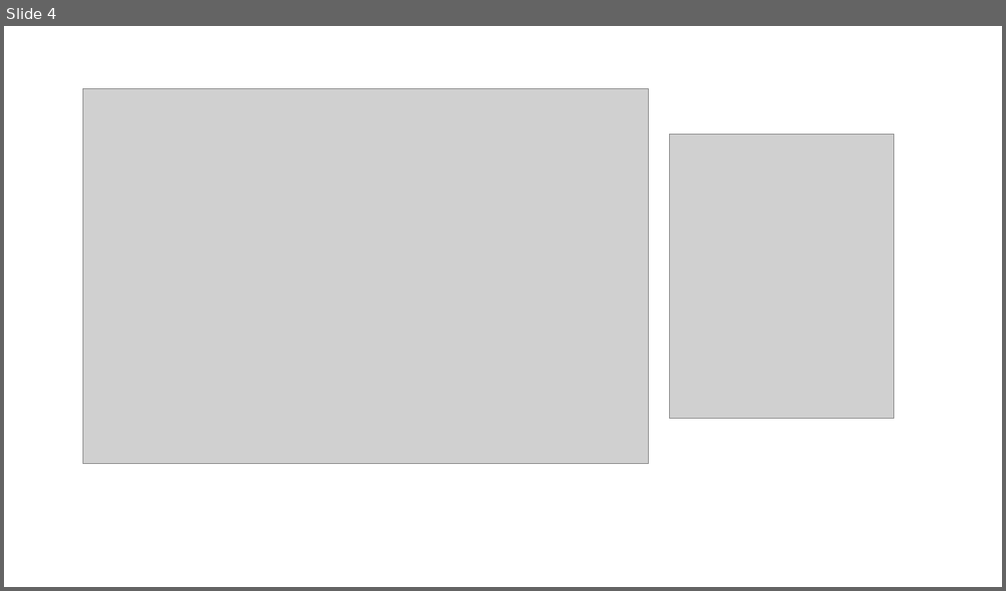
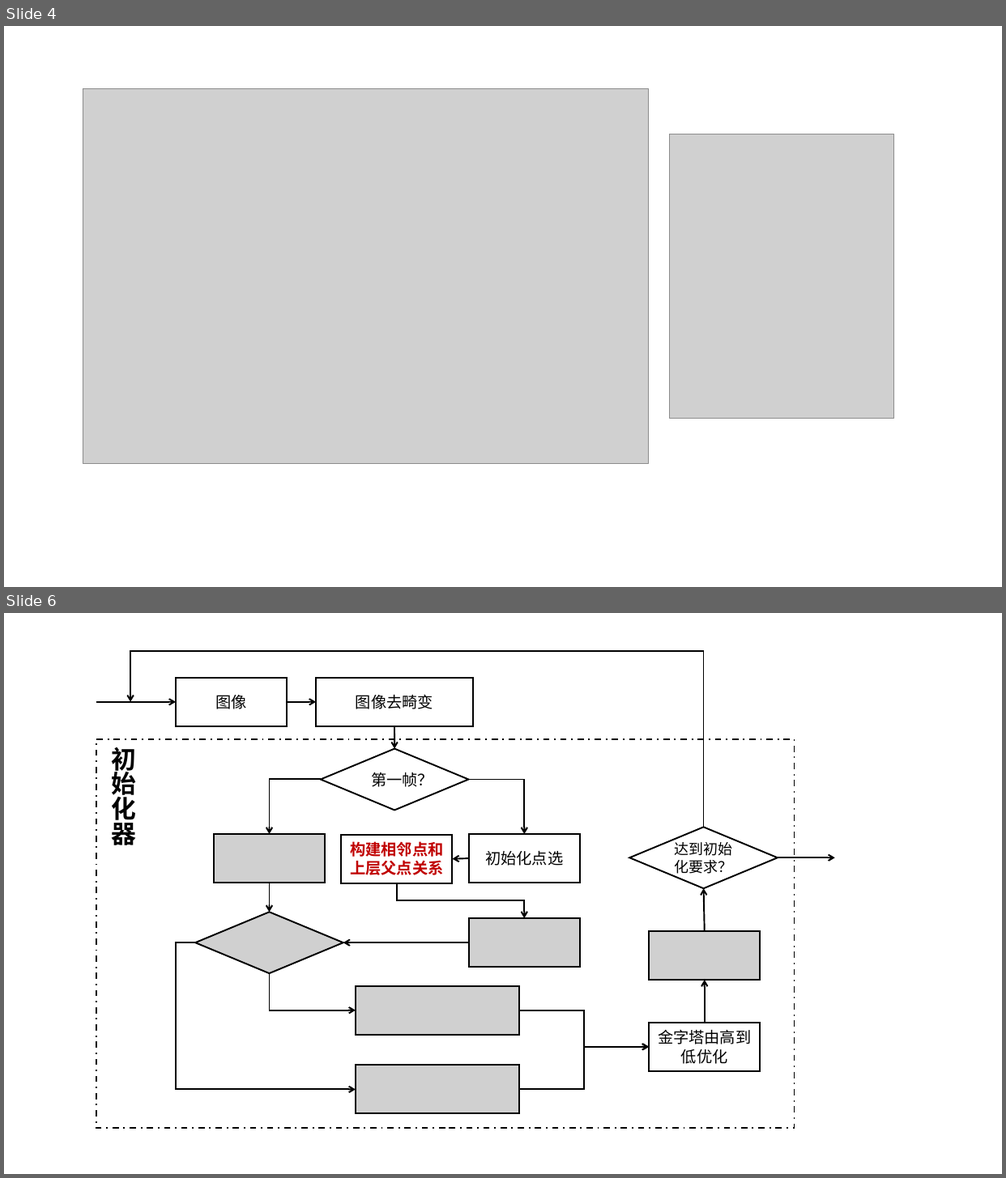
Before and after one commit to sunshanlu/dso_ssl, a slide deck: pictures/make-pictures.pptx. Shown one above the other, each under a label of ours: slide 4 before the commit, slides 4 and 6 after it; the slides between them are not shown. The pictures are 1006x591 and 1006x1178 pixels, drawn with LibreOffice and Linux fonts; fonts in the diff are those of the drawing; grey boxes stand for pictures. Boxes give left, top, right and bottom in pixels: in the first picture for what was removed or moved away, otherwise in the second. Text is boxed around its words. In the diff, an @@ line names an element or a change of style, - is before the commit and + after.

Commit message:
完成了DSO的初始化

```diff
--- a/pictures/make-pictures.pptx
+++ b/pictures/make-pictures.pptx
@@ slide 6 added at (x1=4, y1=613, x2=1002, y2=1174), background #FFFFFF @@
@@ group added at (x1=96, y1=651, x2=835, y2=1129): 9 arrows, 8 elbow arrows, 6 rectangles, 6 pictures, 2 diamonds, 1 text @@
+图像
+图像去畸变
+第一帧？
+初始化点选
+金字塔由高到低优化
+达到初始化要求？
+初始化器
+构建相邻点和上层父点关系
```
Also in this commit, not shown: 3 other slides added, 9 other files.
